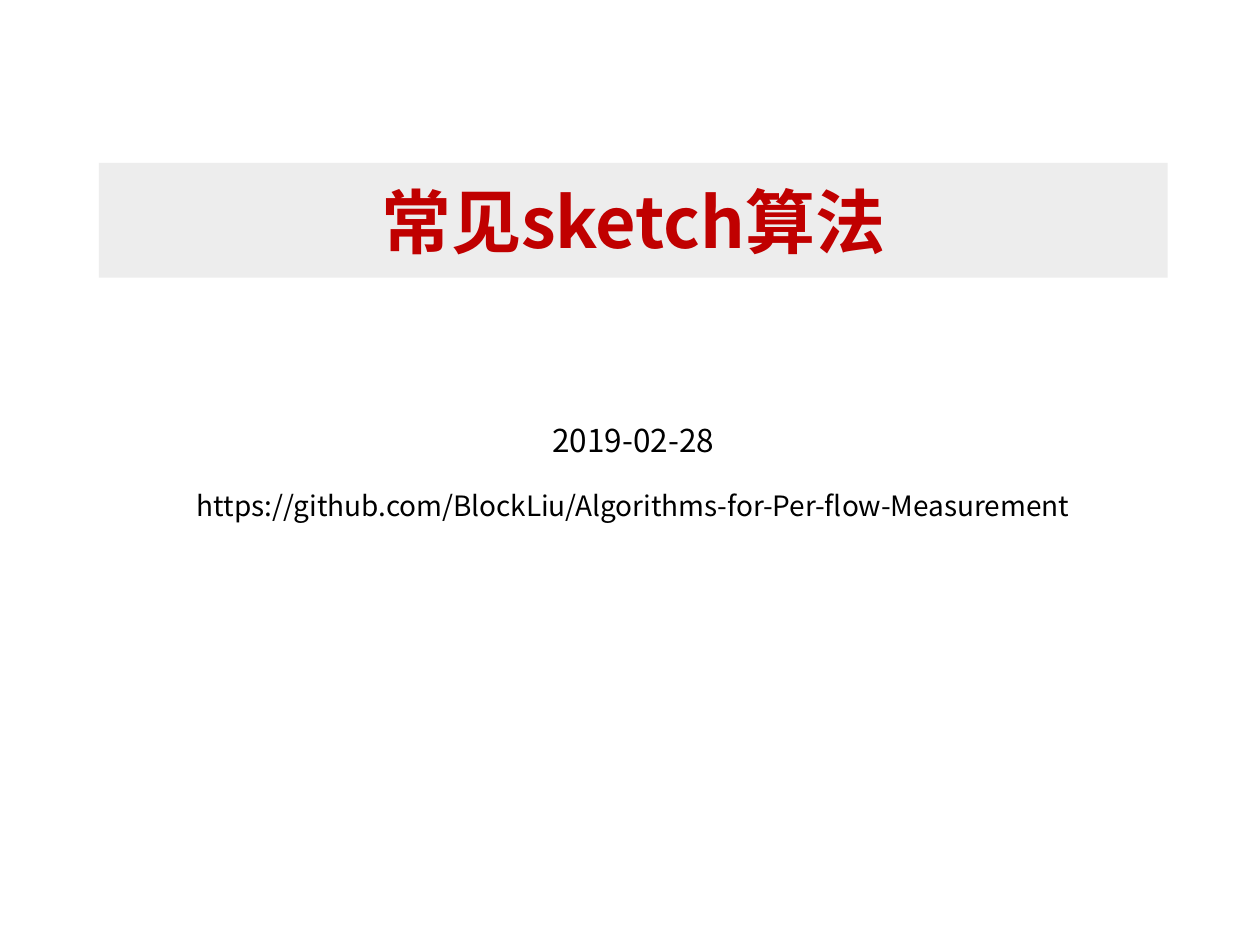
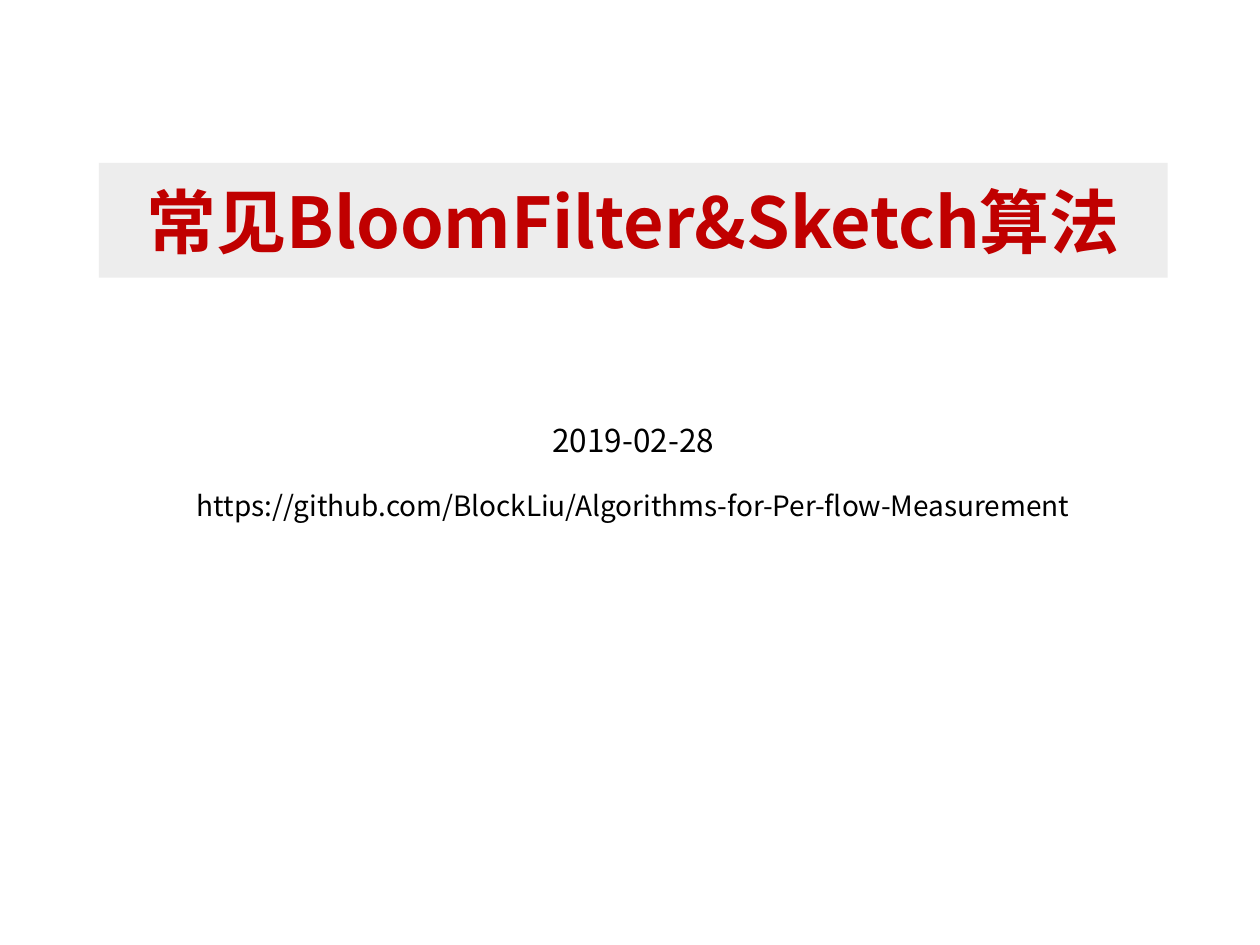
Before and after one commit to BlockLiu/Algorithms-for-Per-flow-Measurement, a slide deck: slide 1 of 常见sketch算法.pptx. Drawn at 1260x945 pixels with LibreOffice and Linux fonts; fonts in the diff are those of the drawing. Boxes give left, top, right and bottom in pixels: in the first picture for what was removed or moved away, otherwise in the second. Text is boxed around its words. In the diff, an @@ line names an element or a change of style, - is before the commit and + after.

```diff
--- a/常见sketch算法.pptx
+++ b/常见sketch算法.pptx
@@ title at [147, 188, 1120, 255]: text changed @@
-常见sketch算法
+常见BloomFilter&Sketch算法
```
Also in this commit, not shown: 6 slides added, 1 other file.
